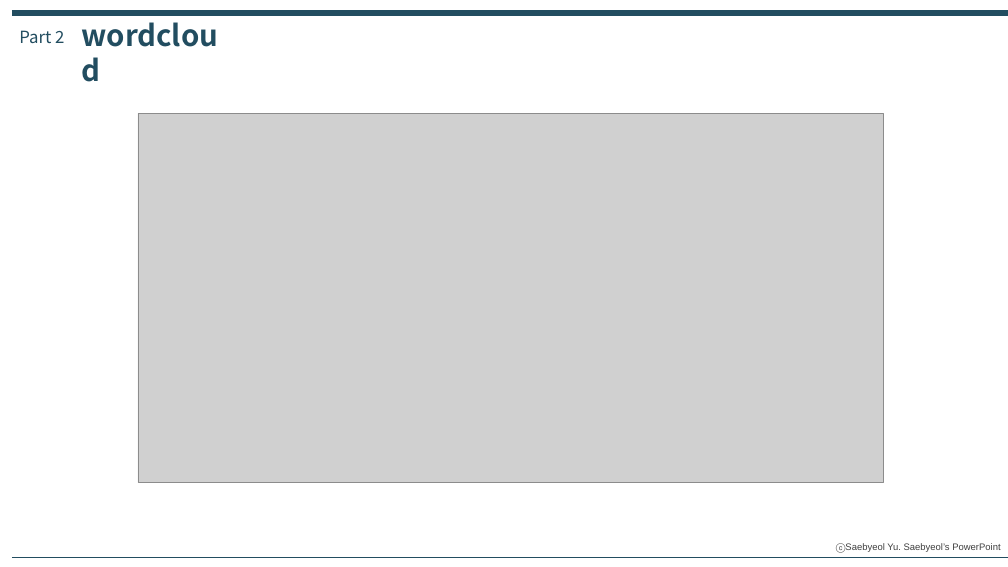
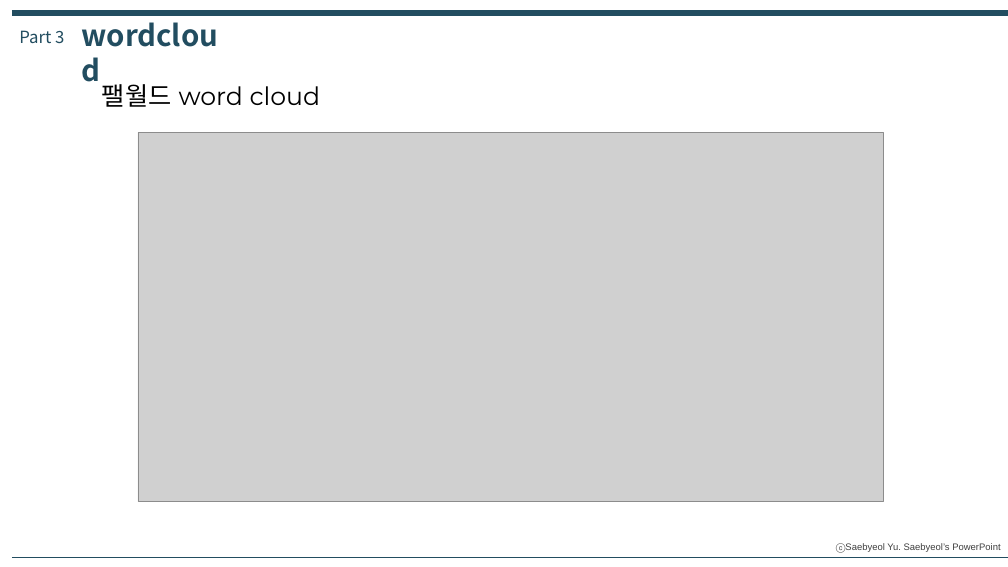
Before and after one commit to shinht97/steamsavemoney, a slide deck: slide 11 of 지갑지킴이_발표자료.pptx (slide 10 before the commit). Drawn at 1008x567 pixels with LibreOffice and Linux fonts; fonts in the diff are those of the drawing; grey boxes stand for pictures. Boxes give left, top, right and bottom in pixels: in the first picture for what was removed or moved away, otherwise in the second. Text is boxed around its words. In the diff, an @@ line names an element or a change of style, - is before the commit and + after.

```diff
--- a/지갑지킴이_발표자료.pptx
+++ b/지갑지킴이_발표자료.pptx
@@ text at [19,30,64,44]: text changed @@
-Part 2
+Part 3
@@ text added at [102,84,321,107], 24 pt, text #000000 @@
+팰월드 word cloud
@@ picture: place and size @@
-picture at [138,113,883,483]
+picture at [138,132,883,502]
```
Also in this commit, not shown: 15 other slides changed, 3 slides added, 1 slide removed, 5 other files.
